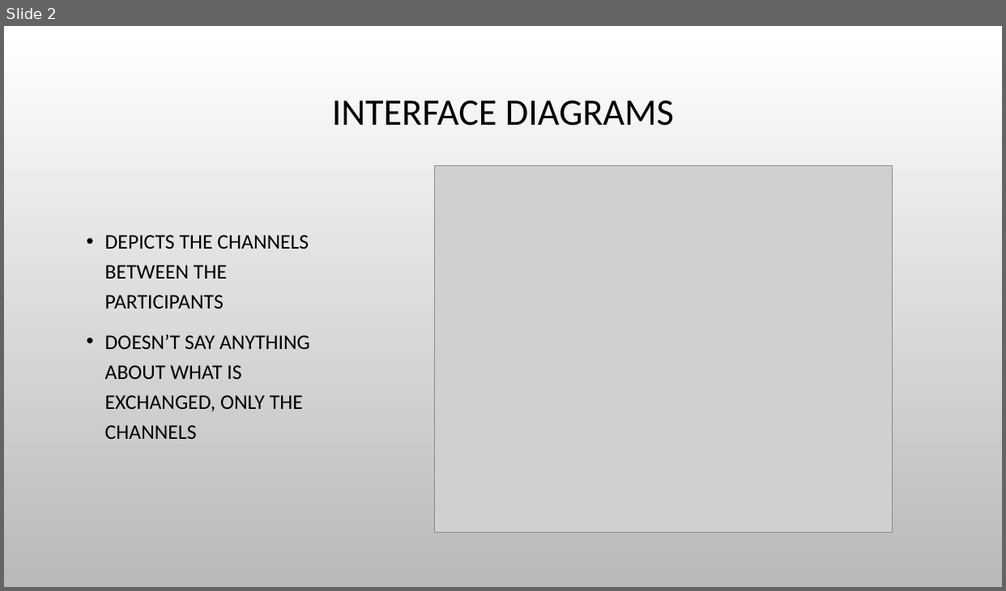
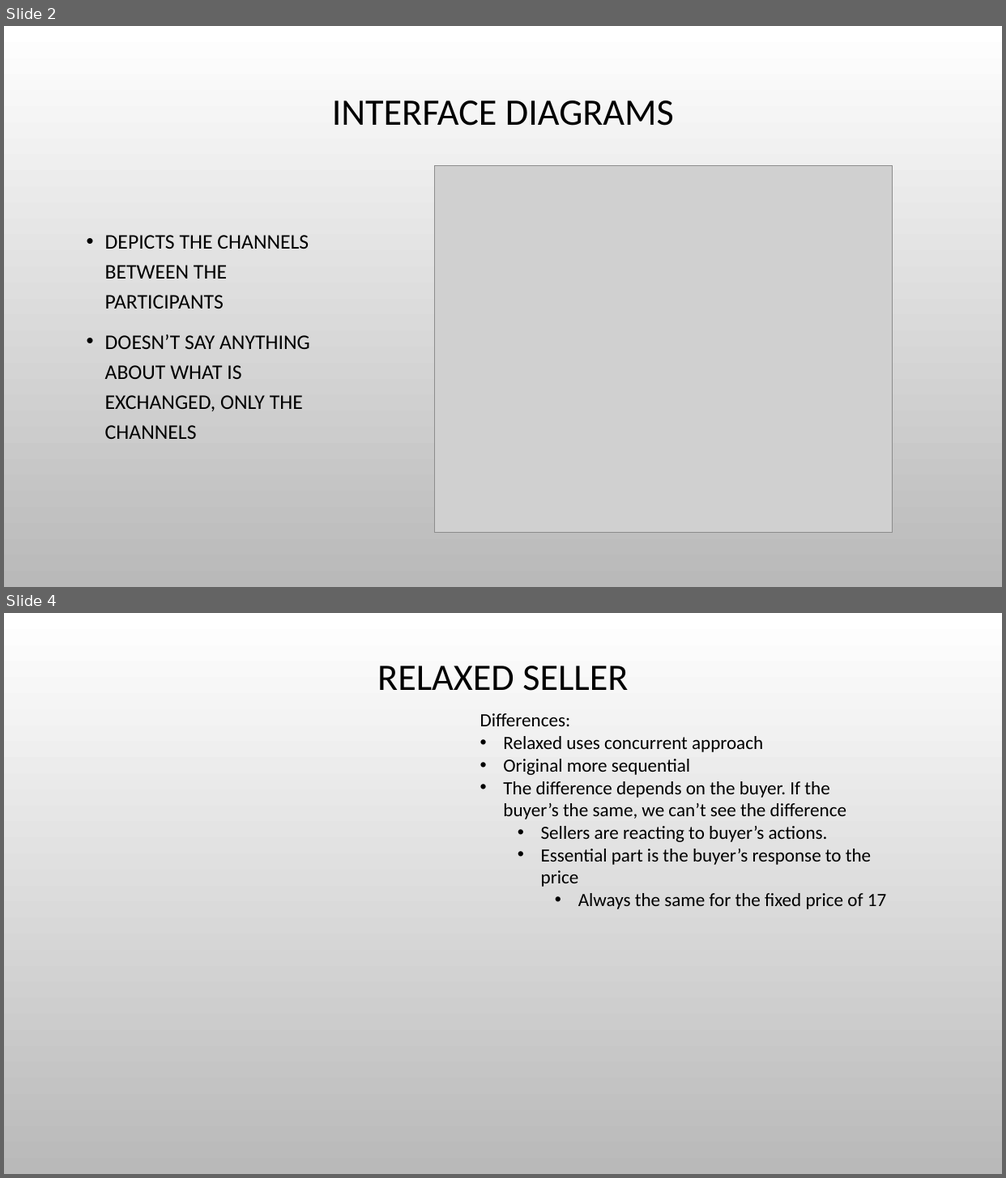
Before and after one commit to ghv657/REBS, a slide deck: Assignment3/Præsentation_Aflevering3.pptx. Shown one above the other, each under a label of ours: slide 2 before the commit, slides 2 and 4 after it; the slides between them are not shown. The pictures are 1006x591 and 1006x1178 pixels, drawn with LibreOffice and Linux fonts; fonts in the diff are those of the drawing; grey boxes stand for pictures; background and template pictures are left out. Boxes give left, top, right and bottom in pixels: in the first picture for what was removed or moved away, otherwise in the second. Text is boxed around its words. In the diff, an @@ line names an element or a change of style, - is before the commit and + after.

```diff
--- a/Assignment3/Præsentation_Aflevering3.pptx
+++ b/Assignment3/Præsentation_Aflevering3.pptx
@@ slide 4 added at box(4, 613, 1002, 1174), background picture (left out) @@
@@ title added at box(377, 666, 628, 691), 36 pt, text #000000 @@
+RELAXED SELLER
@@ text added at box(480, 713, 886, 909), 18 pt, text #000000 @@
+Differences:
+• Relaxed uses concurrent approach
+• Original more sequential
+• The difference depends on the buyer. If the buyer’s the same, we can’t see the difference
+  • Sellers are reacting to buyer’s actions.
+  • Essential part is the buyer’s response to the price
+    • Always the same for the fixed price of 17
```
Also in this commit, not shown: 3 other slides added, 5 other files.
